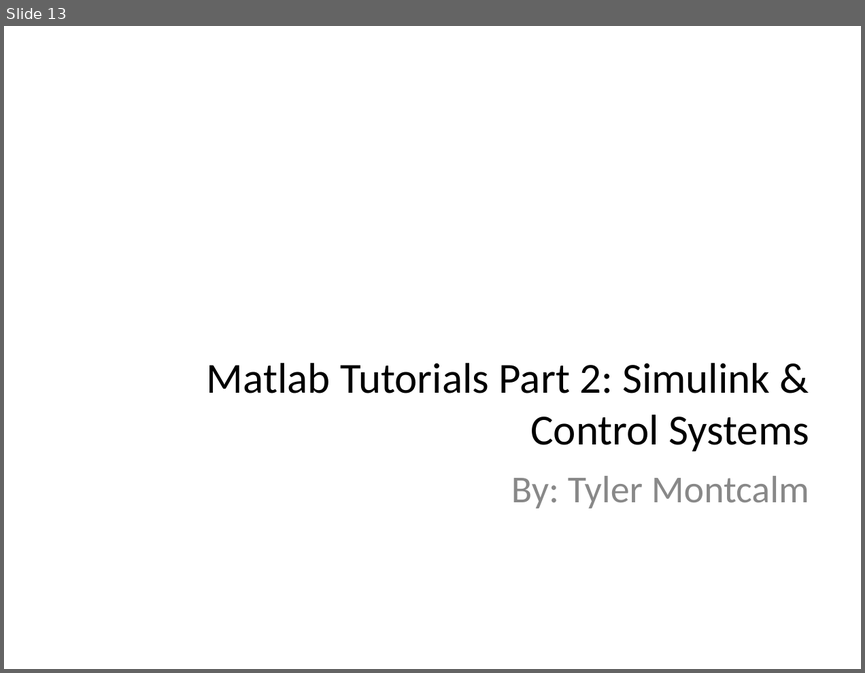
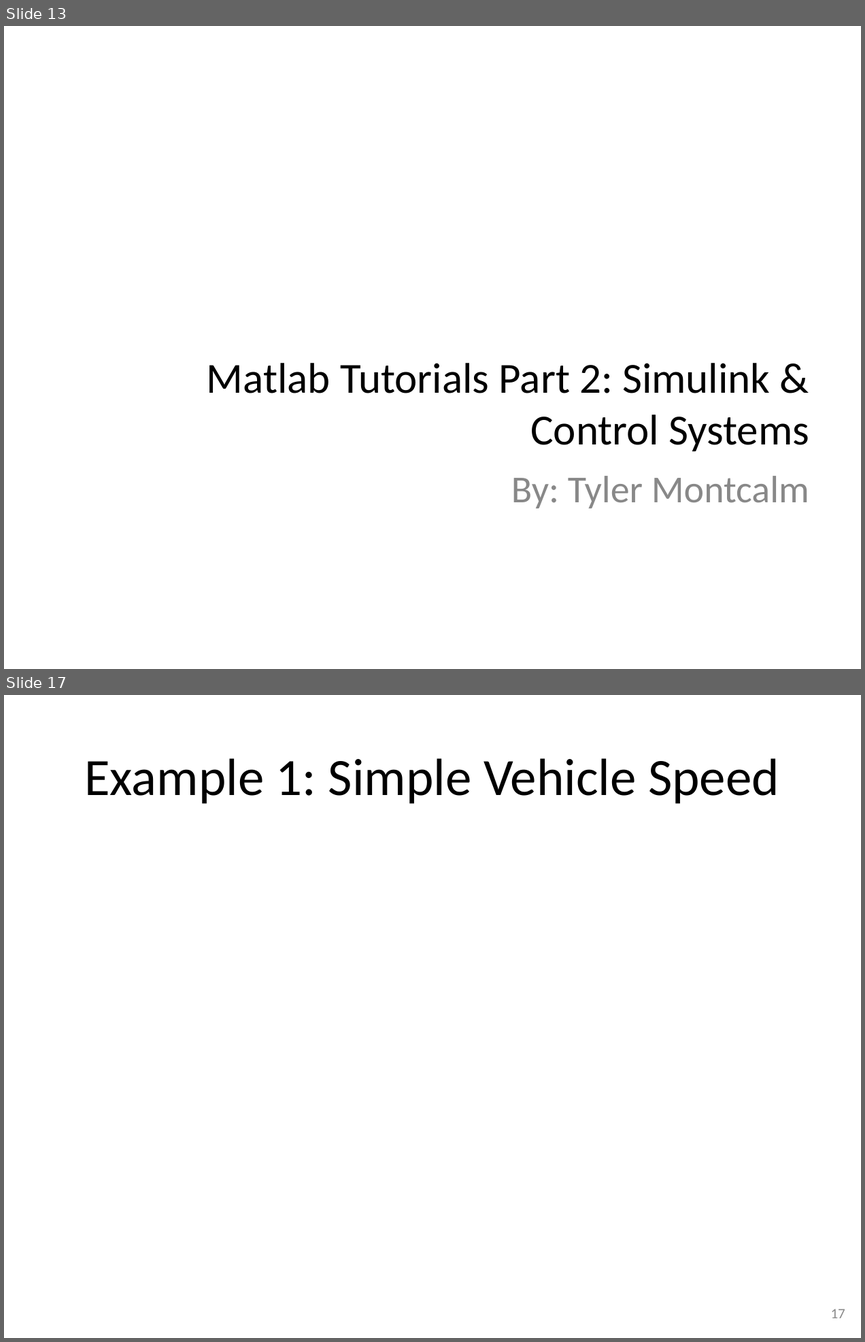
Before and after one commit to Tyler-Montcalm/Baja-Matlab-Tutorials, a slide deck: Presentation.pptx. Shown one above the other, each under a label of ours: slide 13 before the commit, slides 13 and 17 after it; the slides between them are not shown. The pictures are 865x673 and 865x1342 pixels, drawn with LibreOffice and Linux fonts; fonts in the diff are those of the drawing; background and template pictures are left out. Boxes give left, top, right and bottom in pixels: in the first picture for what was removed or moved away, otherwise in the second. Text is boxed around its words. In the diff, an @@ line names an element or a change of style, - is before the commit and + after.

```diff
--- a/Presentation.pptx
+++ b/Presentation.pptx
@@ slide 17 added at [4, 695, 861, 1338], background picture (left out) @@
@@ title added at [84, 758, 779, 804], 44 pt, text #000000 @@
+Example 1: Simple Vehicle Speed
@@ page number added at [831, 1308, 845, 1318], 12 pt, text #888888 @@
+17
```
Also in this commit, not shown: 4 other slides added, 12 other files.
